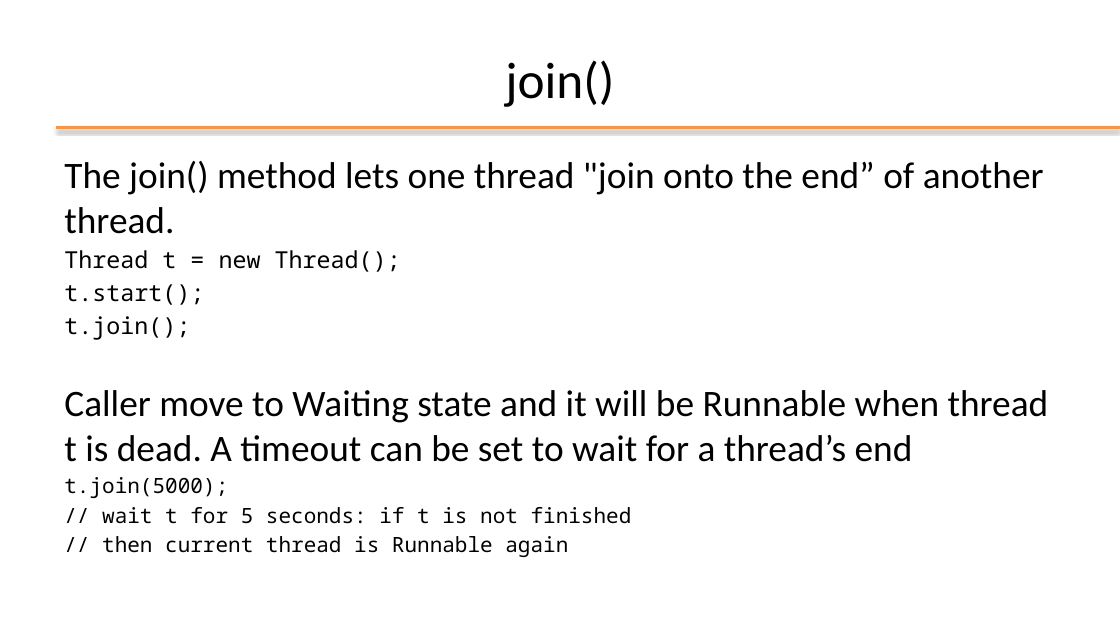
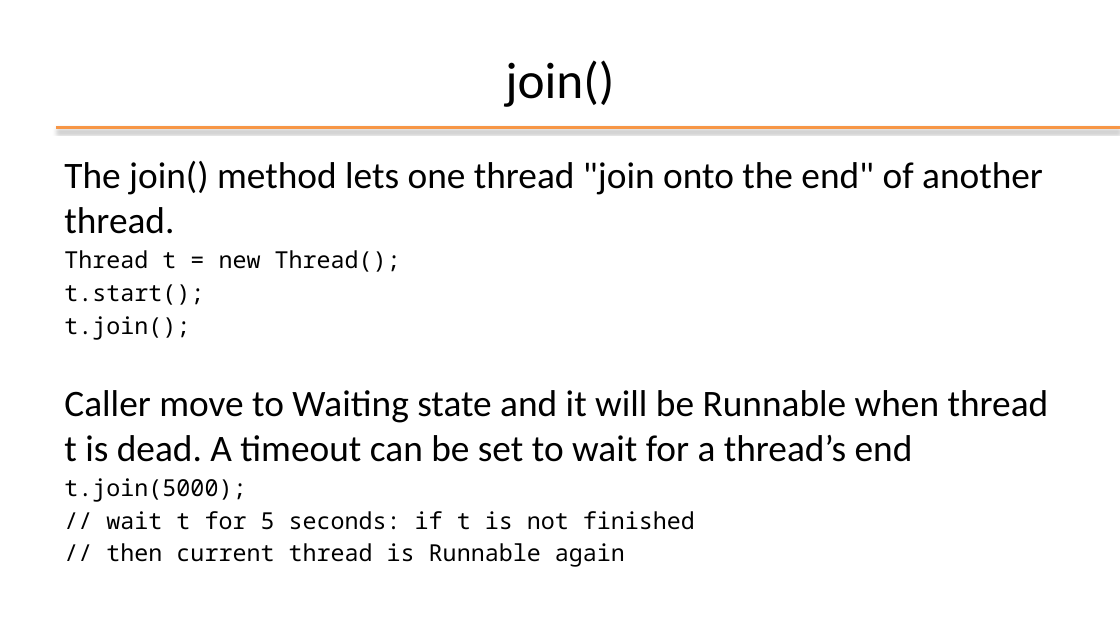
Before and after one commit to plctechnician/ooprogramming, a slide deck: slide 35 of java/slides/ppt/08 - Java Multi-Threading.pptx (slide 36 before the commit). Drawn at 1120x630 pixels with LibreOffice and Linux fonts; fonts in the diff are those of the drawing; background and template pictures are left out. Boxes give left, top, right and bottom in pixels: in the first picture for what was removed or moved away, otherwise in the second. Text is boxed around its words. In the diff, an @@ line names an element or a change of style, - is before the commit and + after.

```diff
--- a/java/slides/ppt/08 - Java Multi-Threading.pptx
+++ b/java/slides/ppt/08 - Java Multi-Threading.pptx
@@ text at <box>64,161,1043,234</box>: text changed @@
-The join() method lets one thread "join onto the end” of another thread.
+The join() method lets one thread "join onto the end" of another thread.
@@ text at <box>64,478,695,567</box>: size 18 to 20 pt in "t.join(5000);", "// wait t for 5 seconds: if ...", "// then current thread is Runnable again" @@
```
Also in this commit, not shown: 10 other slides changed, 1 slide added, 2 slides removed, 6 other files.
